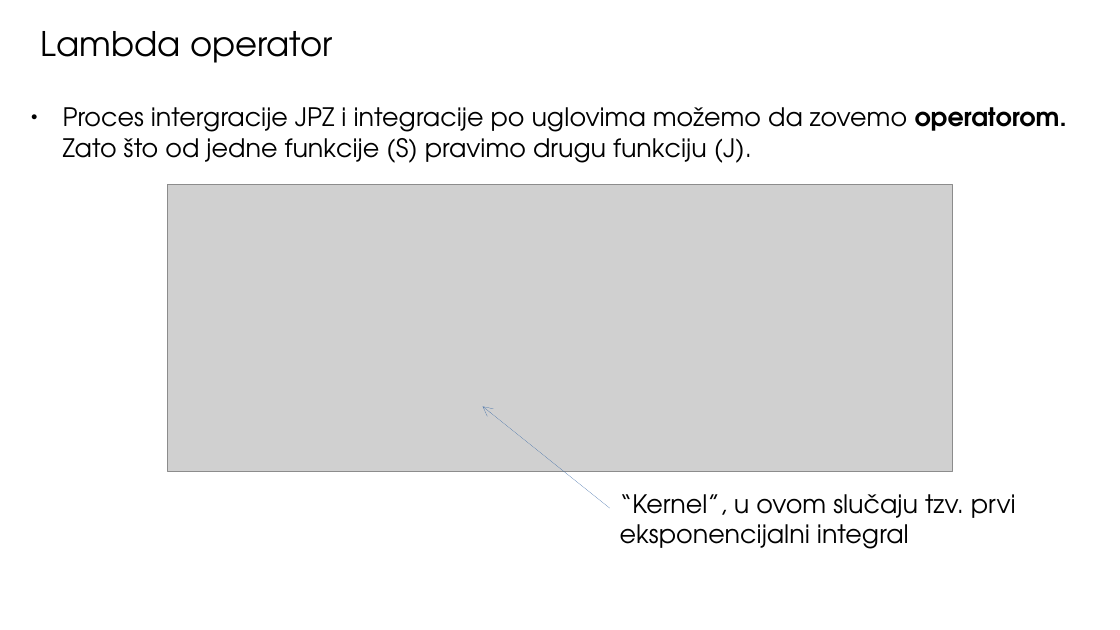
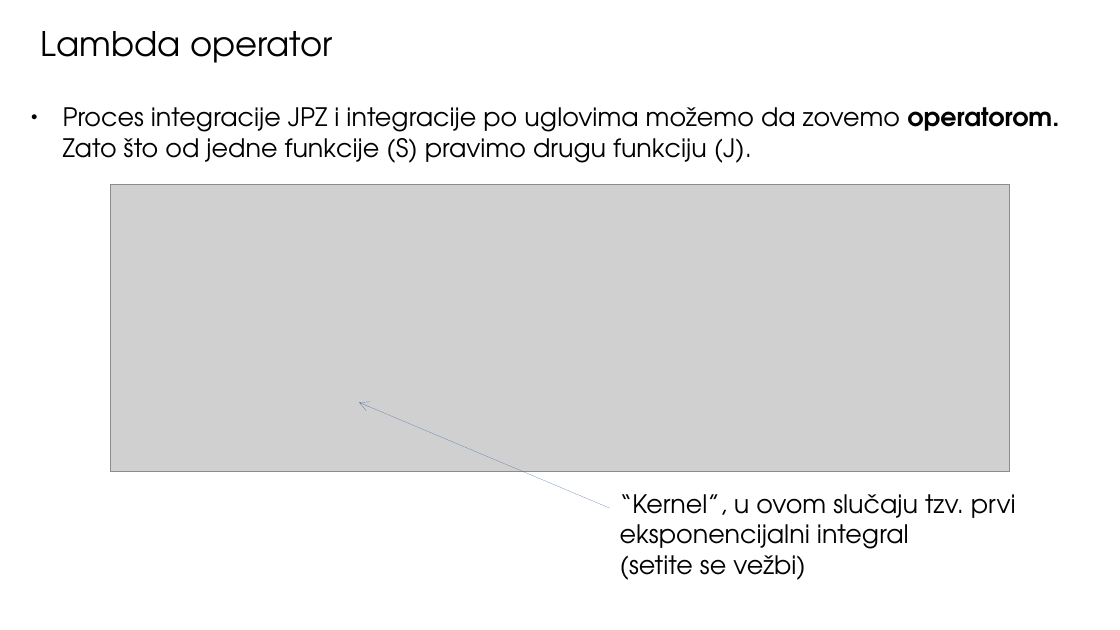
Before and after one commit to ivanzmilic/TZS_matf, a slide deck: slide 24 of Predavanja/Predavanje_05_Atmosfere_u_RZ.pptx. Drawn at 1120x630 pixels with LibreOffice and Linux fonts; fonts in the diff are those of the drawing; grey boxes stand for pictures. Boxes give left, top, right and bottom in pixels: in the first picture for what was removed or moved away, otherwise in the second. Text is boxed around its words. In the diff, an @@ line names an element or a change of style, - is before the commit and + after.

```diff
--- a/Predavanja/Predavanje_05_Atmosfere_u_RZ.pptx
+++ b/Predavanja/Predavanje_05_Atmosfere_u_RZ.pptx
@@ text at box(63, 107, 1059, 163): text changed @@
-● Proces intergracije JPZ i integracije po uglovima možemo da zovemo operatorom. Zato što od jedne funkcije (S) pravimo drugu funkciju (J).
+● Proces integracije JPZ i integracije po uglovima možemo da zovemo operatorom. Zato što od jedne funkcije (S) pravimo drugu funkciju (J).
@@ picture: place and size @@
-picture at box(168, 184, 953, 471)
+picture at box(111, 184, 1009, 471)
@@ arrow moved from (610, 508) - (483, 407) to (610, 508) - (359, 402) @@
@@ text at box(620, 494, 1016, 580): text changed @@
-“Kernel”, u ovom slučaju tzv. prvi eksponencijalni integral
+“Kernel”, u ovom slučaju tzv. prvi eksponencijalni integral
+(setite se vežbi)
```
Also in this commit, not shown: 23 other slides changed, 2 slides added, 1 slide removed, 5 other files.
